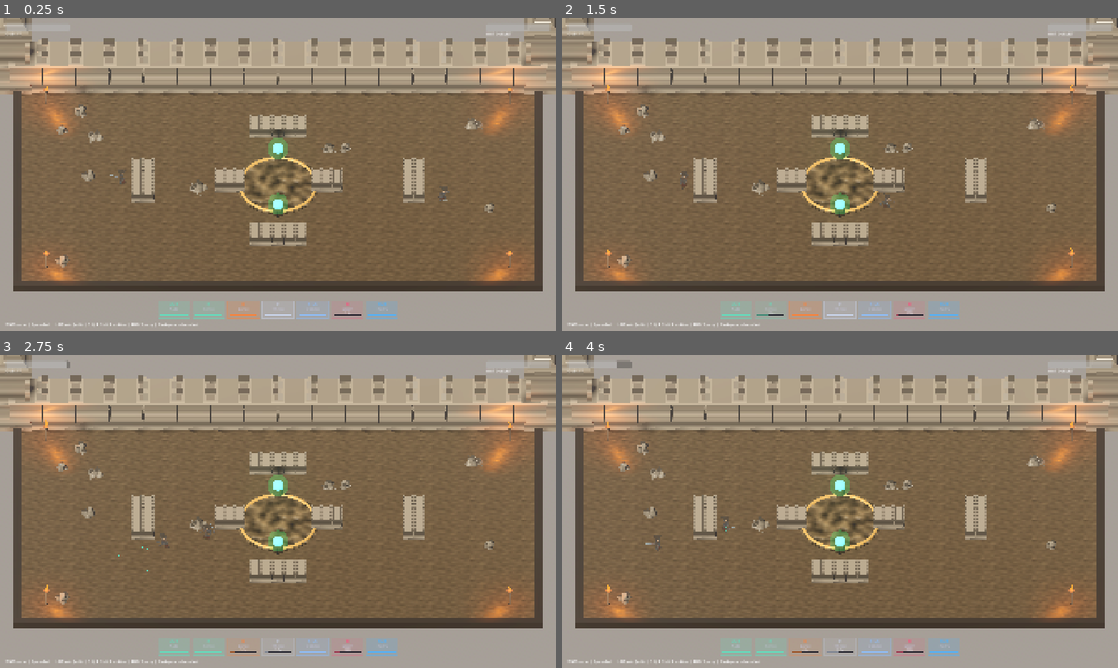
Above: before the commit, frames 1-4 (two rows, left to right).
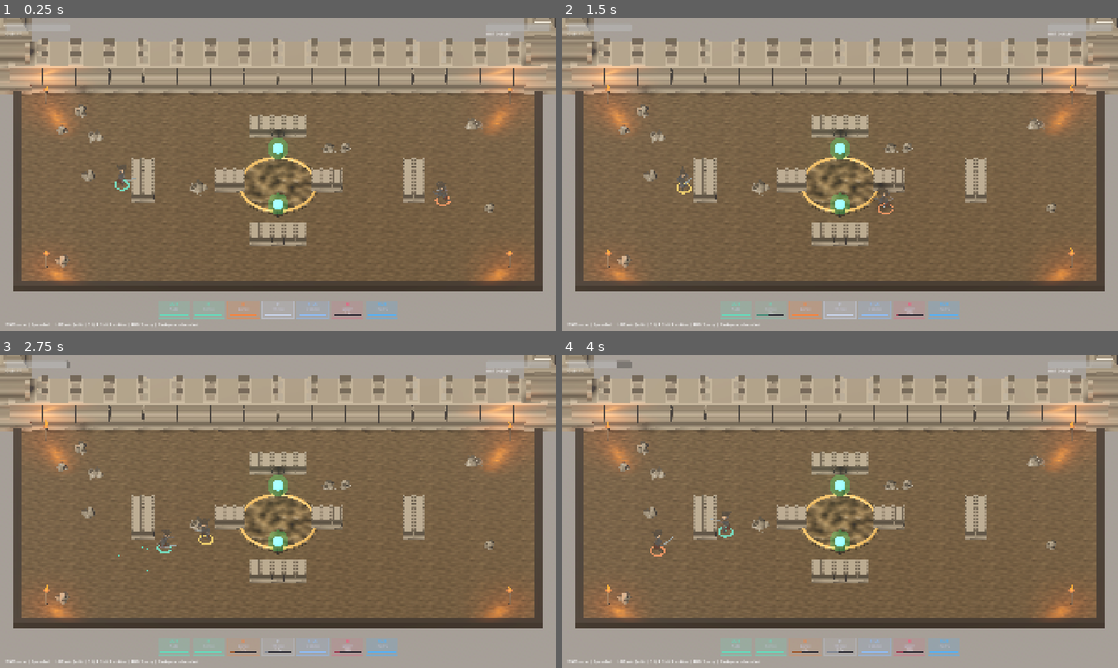
Above: after the commit, the same moments.

Repository: johnWard12/arena-game-godot
Game: Godot game, scene res://scenes/Main.tscn
Two runs of this game, one before a commit and one after it. Both use one fixed random seed, a clock stepped at 60 frames per second and the inputs below. This scene is started directly instead of the project's main scene.
Inputs (mouse positions are in pixels of both pictures, inside the frame that each line leads up to):
- Up to frame 1 (0.25 s): no input
- Up to frame 2 (1.5 s): tap Enter at 0.5 s; move the mouse to (962, 158) at 0.52 s; hold D 0.53-1.28 s; tap E at 0.6 s; click (962, 158) at 0.67 s; tap Space at 0.77 s; move the mouse to (728, 190) at 1.27 s; hold S from 1.28 s (still down); tap Q at 1.35 s
- Up to frame 3 (2.75 s): tap Space at 1.52 s; move the mouse to (333, 442) at 2.02 s; release S at 2.03 s; hold D from 2.03 s (still down); tap F at 2.1 s
- Up to frame 4 (4 s): move the mouse to (812, 574) at 2.77 s; release D at 2.78 s; hold W 2.78-3.53 s; tap Shift at 2.85 s; click (812, 574) at 2.92 s; tap Space at 3.02, 3.77 s; move the mouse to (1006, 558) at 3.52 s; hold A from 3.53 s (still down); tap R at 3.6 s

The runs differ from the first frame. In frame 1, 0.2% of the frame differs, in the area x 19-82%, y 46-60%; in frame 2, 0.2%, in the area x 20-60%, y 47-63%; in frame 3, 0.2%; in frame 4, 0.2%.

Commit message:
Fix character scale/facing, add ground rings for visibility
- Bumped character model size 30% (read too small at the previous scale)
- Fixed characters appearing to walk/turn backwards — the RPG Character
  models are authored facing the opposite convention from what the
  view root's look_at() assumes; corrected with a fixed 180-degree yaw
  on the model itself
- Added a glowing colored ground ring under each character (class
  color, reusing get_status_accent() for stun/parry/bloodlust color
  changes) since the models' natural clothing colors didn't contrast
  enough against the warm-toned floor/obstacles to be easily spotted

Diff:
--- a/godot_project/scripts/EntityView3D.gd
+++ b/godot_project/scripts/EntityView3D.gd
@@ -17,12 +17,15 @@
 # Per-class model config. measured_height/ground_offset come from the
 # model's actual rest-pose AABB (probed once via a debug scene) rather than
 # guessed — same approach used for the Castle Kit props.
+# target_height bumped 30% per user feedback (models read too small).
+const SIZE_BUMP := 1.3
+
 const MODEL_CONFIG := {
 	"duelist": {
 		"scene_path": KIT_PATH + "Warrior.gltf",
 		"measured_height": 2.974859,
 		"ground_offset": 0.087153,
-		"target_height": 1.6,
+		"target_height": 1.6 * SIZE_BUMP,
 		"attack_anim": "Sword_Attack",
 		"cast_anim": "Idle_Attacking",
 	},
@@ -30,7 +33,7 @@
 		"scene_path": KIT_PATH + "Wizard.gltf",
 		"measured_height": 3.123627,
 		"ground_offset": 0.129306,
-		"target_height": 1.68,
+		"target_height": 1.68 * SIZE_BUMP,
 		"attack_anim": "Staff_Attack",
 		"cast_anim": "Spell1",
 	},
@@ -38,7 +41,7 @@
 		"scene_path": KIT_PATH + "Monk.gltf",
 		"measured_height": 3.2853,
 		"ground_offset": 0.337144,
-		"target_height": 1.76,
+		"target_height": 1.76 * SIZE_BUMP,
 		"attack_anim": "Attack",
 		"cast_anim": "Idle_Attacking",
 	},
@@ -53,6 +56,9 @@
 var _death_timer := 0.0
 var _was_alive := true
 
+var _ring: MeshInstance3D
+var _ring_mat: StandardMaterial3D
+
 func setup(e: Entity):
 	entity = e
 	var key = "bruiser" if e is BruiserEntity else ("mage" if e is RangedEntity else "duelist")
@@ -64,11 +70,39 @@
 	var s = _cfg["target_height"] / _cfg["measured_height"]
 	_model.scale = Vector3.ONE * s
 	_model.position = Vector3(0, _cfg["ground_offset"] * s, 0)
+	# These models are authored facing the opposite convention from what the
+	# root's look_at() assumes (root's -Z faces movement direction), so
+	# every character appeared to walk/turn backwards. Correct with a fixed
+	# 180-degree yaw on the model itself rather than touching look_at, since
+	# look_at's convention is standard and used elsewhere (ProjectileView3D
+	# has no facing concept, so this correction is local to the character
+	# model only).
+	_model.rotation.y = PI
 
 	_anim = _find_anim_player(_model)
 	if _anim != null:
 		_anim.play("Idle")
 		_current_anim = "Idle"
+
+	# A colored ground ring under the character — the natural clothing
+	# colors on these textured models don't contrast enough against the
+	# warm-toned floor/obstacles, so characters were hard to spot. This
+	# also restores per-class/status color identity (stun/parry/bloodlust
+	# etc, via get_status_accent) that the old tinted-capsule placeholder
+	# had and the real textured models can't be simply recolored for
+	# without destroying their painted textures.
+	_ring = MeshInstance3D.new()
+	var ring_mesh := TorusMesh.new()
+	ring_mesh.inner_radius = 0.42
+	ring_mesh.outer_radius = 0.56
+	_ring.mesh = ring_mesh
+	_ring.position = Vector3(0, 0.02, 0)
+	_ring_mat = StandardMaterial3D.new()
+	_ring_mat.shading_mode = BaseMaterial3D.SHADING_MODE_UNSHADED
+	_ring_mat.transparency = BaseMaterial3D.TRANSPARENCY_ALPHA
+	_ring_mat.emission_enabled = true
+	_ring.material_override = _ring_mat
+	add_child(_ring)
 
 func _find_anim_player(node: Node) -> AnimationPlayer:
 	if node is AnimationPlayer:
@@ -109,6 +143,11 @@
 	var look_dir = Vector3(entity.facing.x, 0.0, entity.facing.y)
 	if look_dir.length() > 0.001:
 		look_at(position + look_dir, Vector3.UP)
+
+	var accent = entity.get_status_accent(entity.base_color)
+	_ring_mat.albedo_color = Color(accent.r, accent.g, accent.b, 0.7)
+	_ring_mat.emission = accent
+	_ring_mat.emission_energy_multiplier = 1.8 if entity.hit_flash_left > 0 else 0.9
 
 	_update_animation()
 
